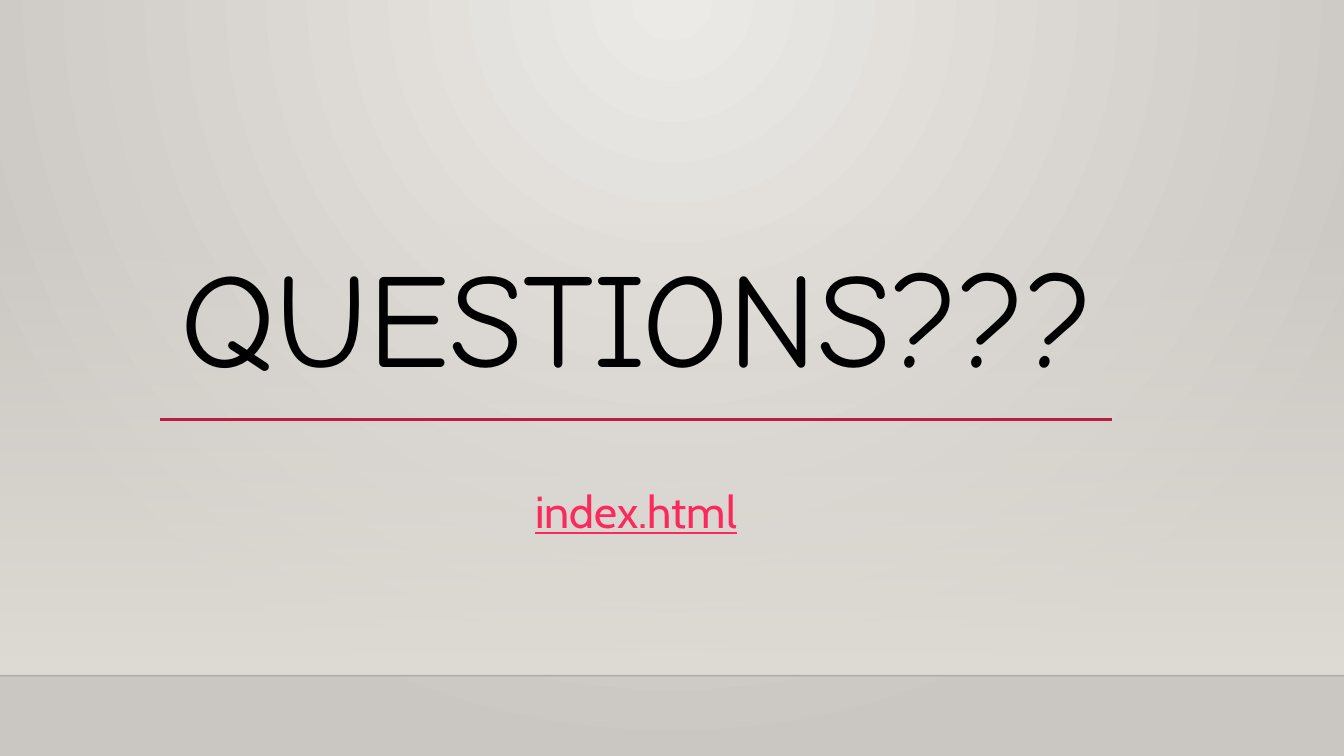
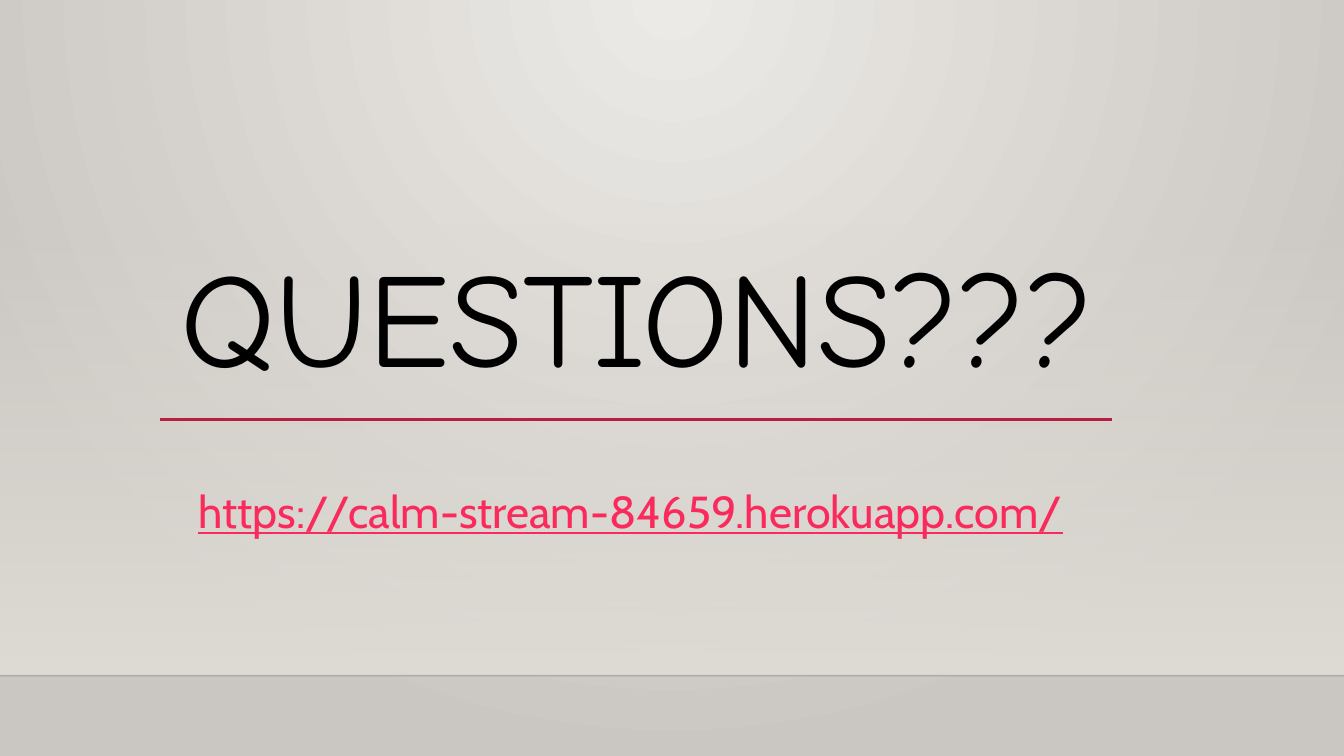
Before and after one commit to ajzamojski/Best-of-Life, a slide deck: slide 8 of Best of Life Presentation.pptx. Drawn at 1344x756 pixels with LibreOffice and Linux fonts; fonts in the diff are those of the drawing; background and template pictures are left out. Boxes give left, top, right and bottom in pixels: in the first picture for what was removed or moved away, otherwise in the second. Text is boxed around its words. In the diff, an @@ line names an element or a change of style, - is before the commit and + after.

```diff
--- a/Best of Life Presentation.pptx
+++ b/Best of Life Presentation.pptx
@@ text at (198,494,1062,538): text changed @@
-index.html
+https://calm-stream-84659.herokuapp.com/
```
Also in this commit, not shown: 3 other slides changed, 1 other file.
